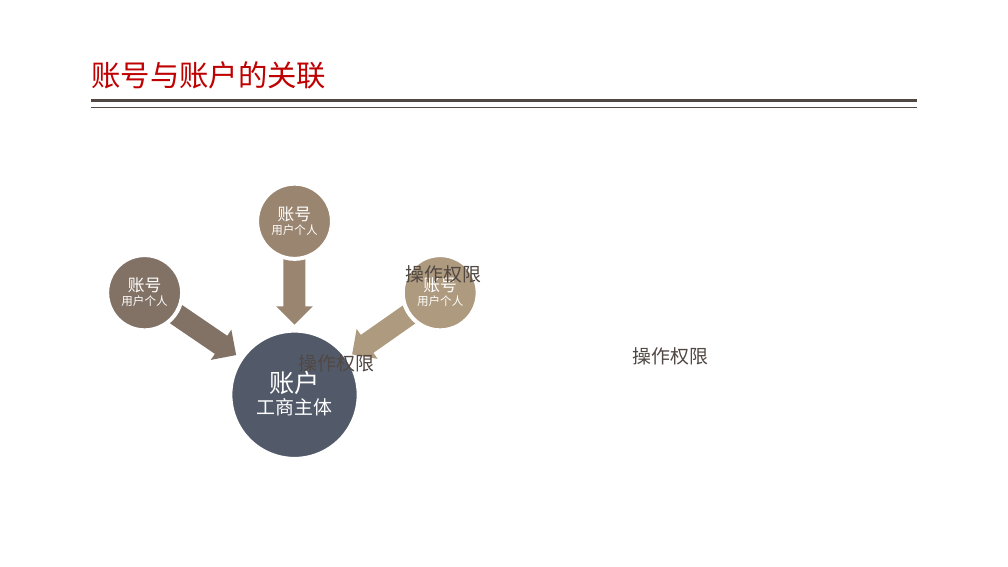
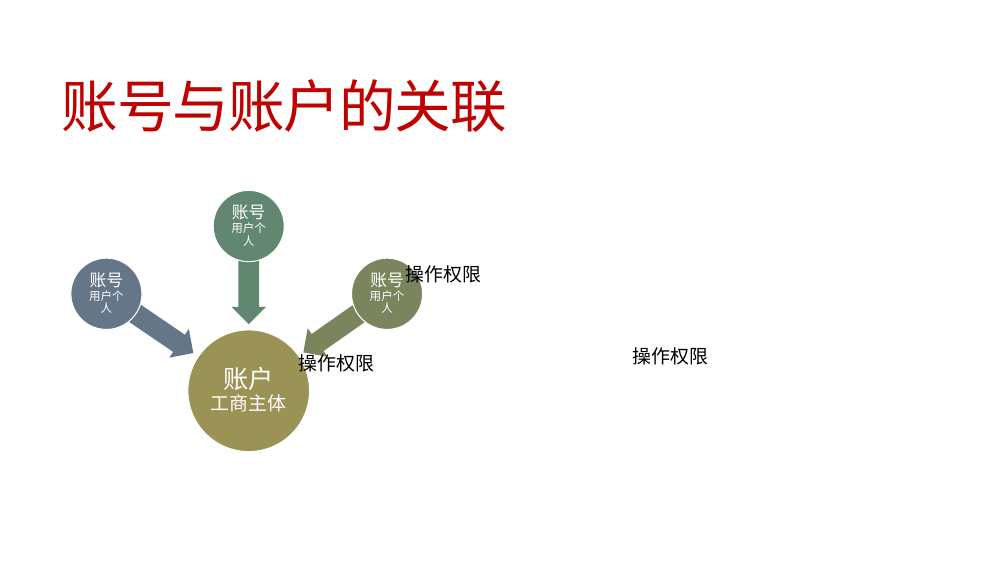
Before and after one commit to jzgi/chainsmart, a slide deck: slide 21 of Docs/中惠农通平台设计.pptx (slide 16 before the commit). Drawn at 1008x567 pixels with LibreOffice and Linux fonts; fonts in the diff are those of the drawing. Boxes give left, top, right and bottom in pixels: in the first picture for what was removed or moved away, otherwise in the second. Text is boxed around its words. In the diff, an @@ line names an element or a change of style, - is before the commit and + after.

```diff
--- a/Docs/中惠农通平台设计.pptx
+++ b/Docs/中惠农通平台设计.pptx
@@ title "账号与账户的关联": place and size @@
-title "账号与账户的关联" at <box>91,61,326,89</box>
+title "账号与账户的关联" at <box>62,79,507,132</box>
@@ title "账号与账户的关联" at <box>62,79,507,132</box>: size 28 to 54 pt, letter spacing 0 to -1.2 pt; line spacing 0.9 to 0.85; vertical alignment bottom to middle @@
@@ line removed from (917, 101) to (91, 101) @@
@@ line removed from (917, 108) to (91, 108) @@
@@ ellipse: place and size @@
-ellipse at <box>257,184,332,259</box>
+ellipse at <box>213,191,284,262</box>
@@ ellipse at <box>213,191,284,262</box>: fill #9A8570 to #618770; outline #FFFFFF 3.78 pt to #FFFFFF 1 pt @@
@@ text "账号 用户个人" rewrapped from <box>271,206,317,235</box> to <box>231,204,266,246</box> @@
@@ left arrow: place and size @@
-left arrow at <box>276,221,313,325</box>
+left arrow at <box>231,226,266,324</box>
@@ left arrow at <box>231,226,266,324</box>: fill #9A8570 to #618770 @@
@@ ellipse: place and size @@
-ellipse at <box>107,255,182,330</box>
+ellipse at <box>71,258,142,329</box>
@@ ellipse at <box>71,258,142,329</box>: fill #827266 to #657689; outline #FFFFFF 3.78 pt to #FFFFFF 1 pt @@
@@ text "账号 用户个人" rewrapped from <box>121,277,167,306</box> to <box>89,272,124,313</box> @@
@@ ellipse: place and size @@
-ellipse at <box>403,255,478,330</box>
+ellipse at <box>352,258,423,329</box>
@@ ellipse at <box>352,258,423,329</box>: fill #AE9A7E to #7A855D; outline #FFFFFF 3.78 pt to #FFFFFF 1 pt @@
@@ text "账号 用户个人" rewrapped from <box>417,274,463,306</box> to <box>370,272,405,313</box> @@
@@ left arrow: place and size @@
-left arrow at <box>135,277,247,370</box>
+left arrow at <box>97,280,203,368</box>
@@ left arrow at <box>97,280,203,368</box>: fill #827266 to #657689 @@
@@ left arrow: place and size @@
-left arrow at <box>342,278,451,369</box>
+left arrow at <box>293,279,397,366</box>
@@ left arrow at <box>293,279,397,366</box>: fill #AE9A7E to #7A855D @@
@@ ellipse: place and size @@
-ellipse at <box>231,330,359,459</box>
+ellipse at <box>188,330,309,451</box>
@@ ellipse at <box>188,330,309,451</box>: fill #525A6A to #9B9256; outline #FFFFFF 3.78 pt to #FFFFFF 1 pt @@
@@ text "账户 工商主体": place and size @@
-text "账户 工商主体" at <box>257,371,333,416</box>
+text "账户 工商主体" at <box>211,367,287,412</box>
@@ font Lato to Calibri, text colour #514843 to #000000 in 3 elements at <box>299,350,375,375</box>, <box>406,264,482,287</box>, <box>632,347,708,365</box> @@
```
Also in this commit, not shown: 38 other slides changed, 5 slides added, 1 slide removed, 52 other files.
